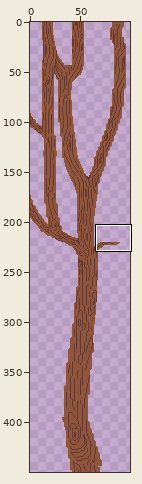
Sprite sheet: tree.png. The picture above shows the old version from afar; the outline marks the close-up.
Close-up. The starting point:
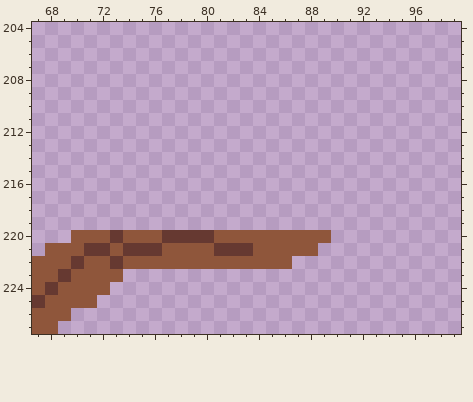
The file is 100x450 pixels. Shown: x 67..99, y 204..227.
Now the later version:
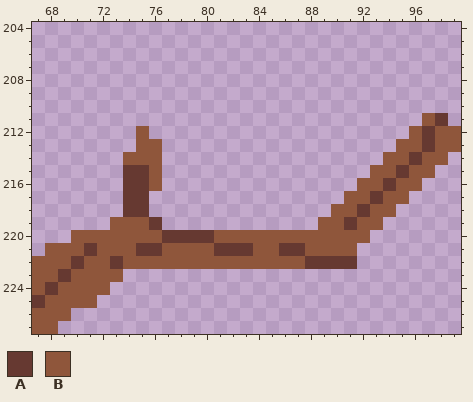
Palette (. is transparent): A #663931  B #8f563b
Diff:
y 211: x 97..98 .. -> BA
y 212: x 75 . -> B; x 96..99 .... -> BABB
y 213: x 75..76 .. -> BB; x 95..99 ..... -> BBABB
y 214: x 74..76 ... -> BBB; x 94..98 ..... -> BBABB
y 215: x 74..76 ... -> AAB; x 93..97 ..... -> BBABB
y 216: x 74..76 ... -> AAB; x 92..96 ..... -> BBABB
y 217: x 74..75 .. -> AA; x 91..95 ..... -> BBABB
y 218: x 74..75 .. -> AA; x 90..94 ..... -> BBABB
y 219: x 73..76 .... -> BBBA; x 89..93 ..... -> BBABB
y 220: x 73 A -> B; x 90..92 ... -> BBB
y 221: x 72 A -> B; x 74 A -> B; x 86..87 BB -> AA; x 89..91 ... -> BBB
y 222: x 87..91 ..... -> BAAAA
